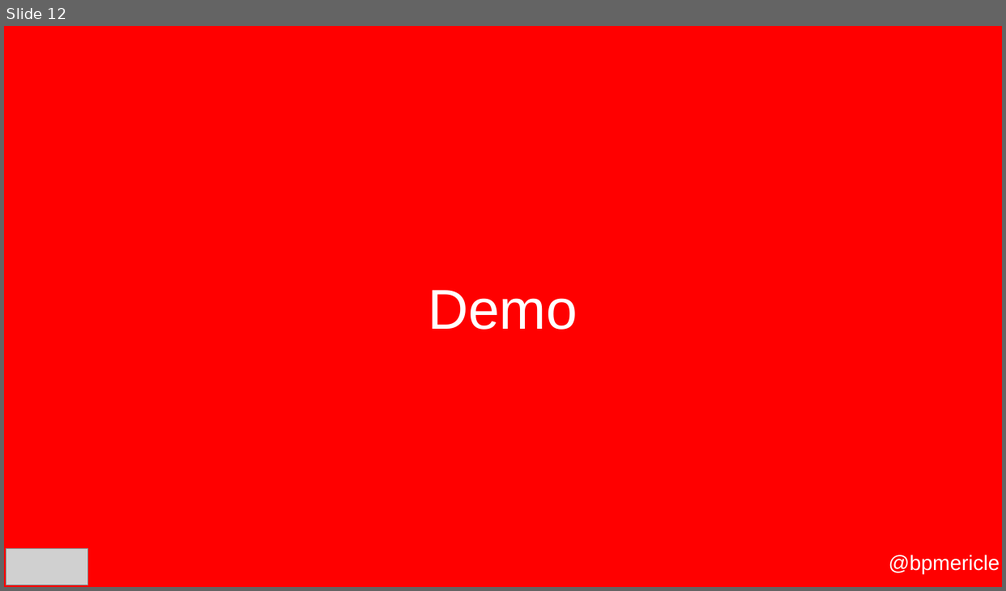
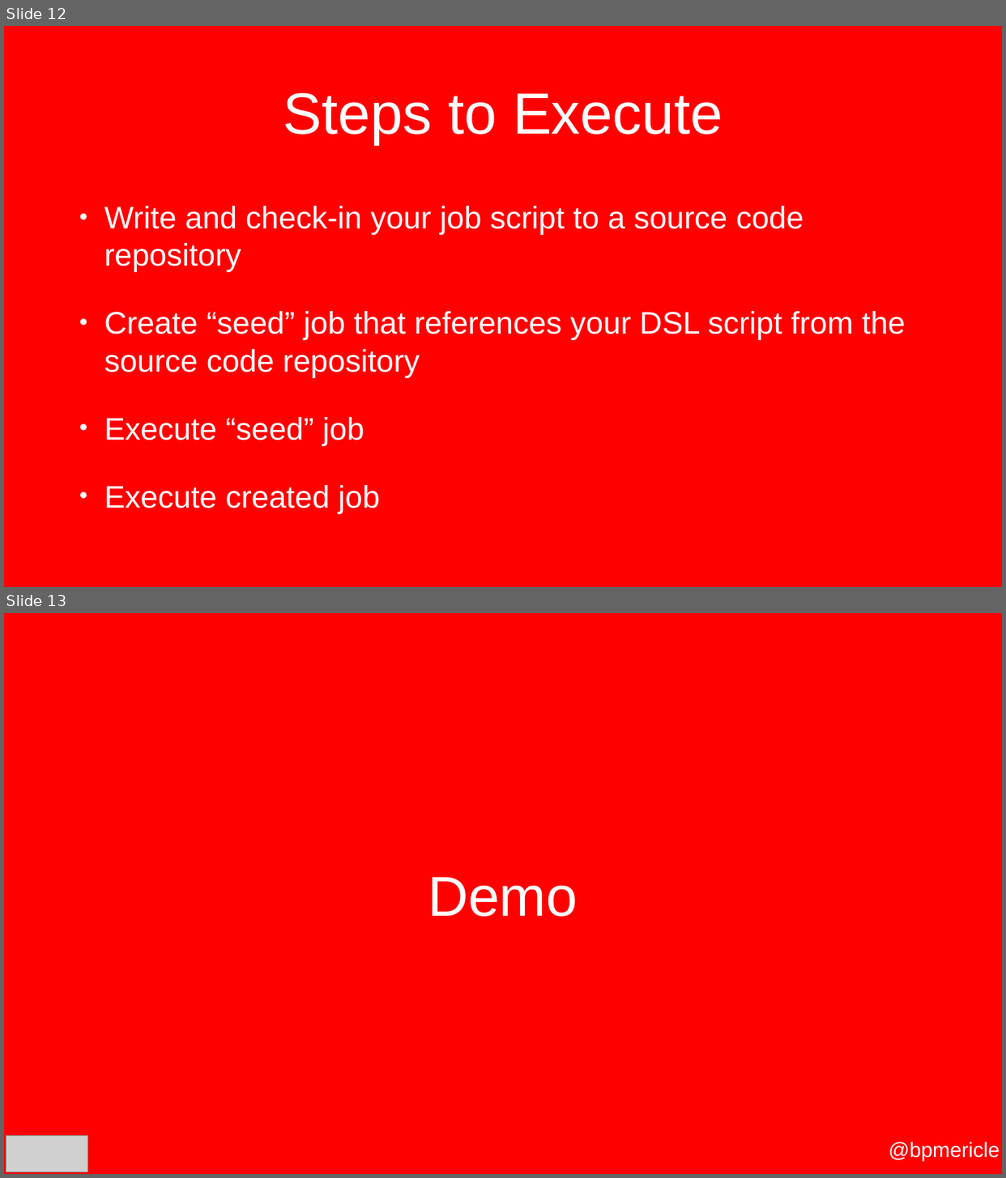
Before and after one commit to bpmericle/gluecon-2018-JaC, a slide deck: YouDontKnowJaC-Gluecon2018.pptx. Shown one above the other, each under a label of ours: slide 12 before the commit, slides 12 and 13 after it. The pictures are 1006x591 and 1006x1178 pixels, drawn with LibreOffice and Linux fonts; fonts in the diff are those of the drawing; grey boxes stand for pictures; background and template pictures are left out. Boxes give left, top, right and bottom in pixels: in the first picture for what was removed or moved away, otherwise in the second. Text is boxed around its words. In the diff, an @@ line names an element or a change of style, - is before the commit and + after.

```diff
--- a/YouDontKnowJaC-Gluecon2018.pptx
+++ b/YouDontKnowJaC-Gluecon2018.pptx
@@ slide 12 added at <box>4,26,1002,587</box>, background picture (left out) @@
@@ title added at <box>283,92,723,144</box>, 112 pt, text #FFFFFF @@
+Steps to Execute
@@ text added at <box>104,206,905,514</box>, 60 pt, text #FFFFFF @@
+• Write and check-in your job script to a source code repository
+• Create “seed” job that references your DSL script from the source code repository
+• Execute “seed” job
+• Execute created job
@@ what was slide 12 is now slide 13 @@
```
Also in this commit, not shown: 6 slides changed, 1 other file.
